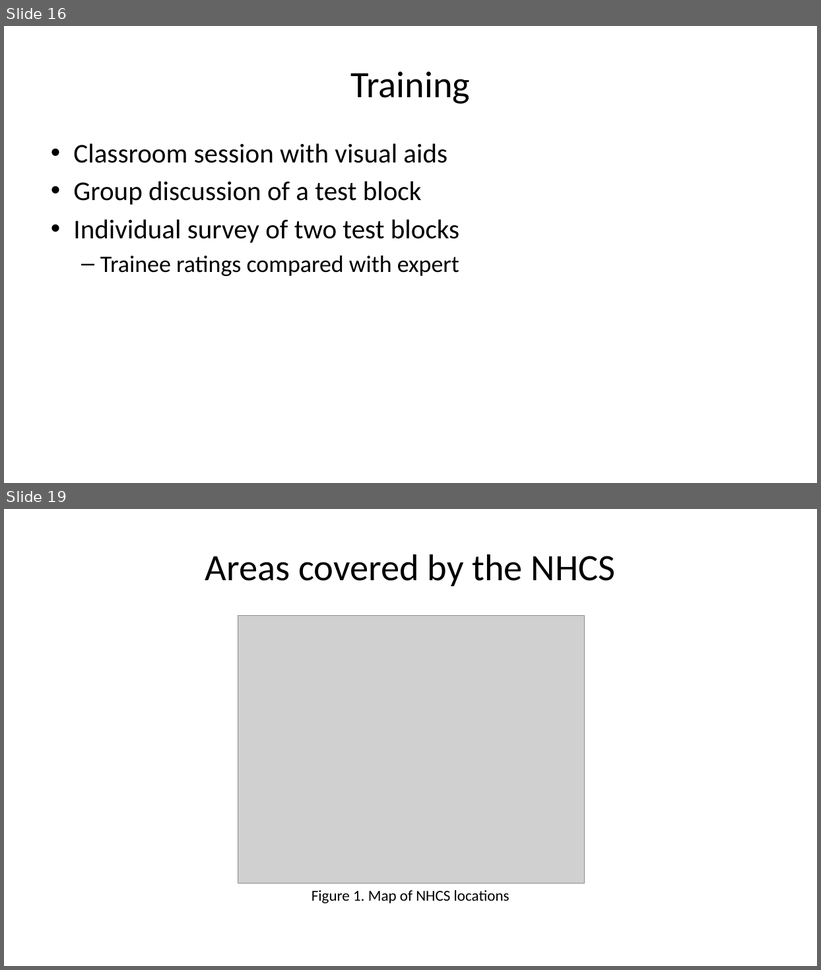
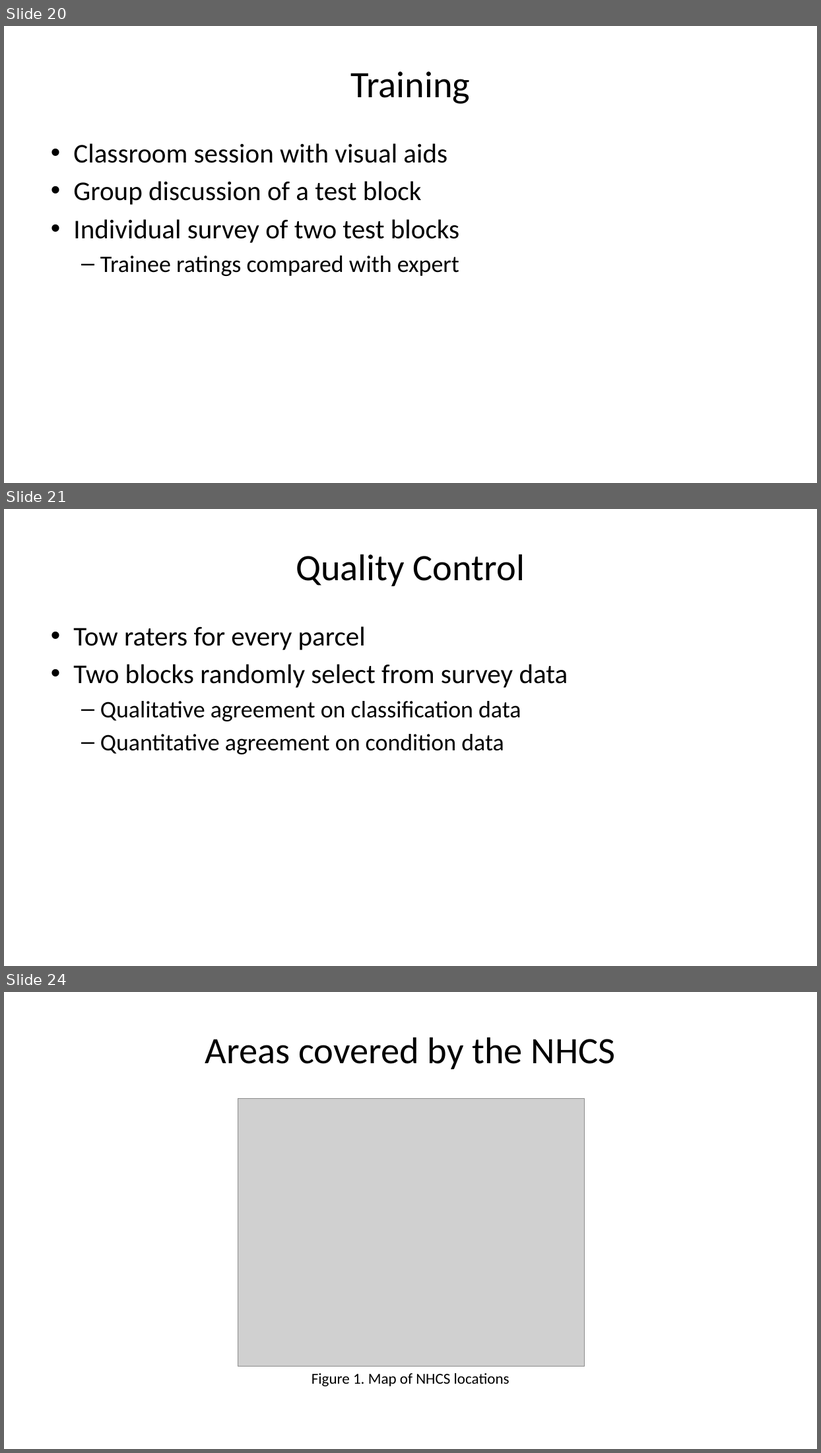
Before and after one commit to pmean/talks, a slide deck: nhcs/seattle-talk.pptx. Shown one above the other, each under a label of ours: slides 16 and 19 before the commit, slides 20, 21 and 24 after it; the slides between them are not shown. The pictures are 821x970 and 821x1453 pixels, drawn with LibreOffice and Linux fonts; fonts in the diff are those of the drawing; grey boxes stand for pictures. Boxes give left, top, right and bottom in pixels: in the first picture for what was removed or moved away, otherwise in the second. Text is boxed around its words. In the diff, an @@ line names an element or a change of style, - is before the commit and + after.

```diff
--- a/nhcs/seattle-talk.pptx
+++ b/nhcs/seattle-talk.pptx
@@ slide 21 added at [4, 509, 817, 966], background #FFFFFF @@
@@ title added at [296, 554, 525, 586], 44 pt, text #000000 @@
+Quality Control
@@ text added at [73, 626, 568, 755], 28 pt, text #000000 @@
+• Tow raters for every parcel
+• Two blocks randomly select from survey data
+  – Qualitative agreement on classification data
+  – Quantitative agreement on condition data
@@ what was slide 16 is now slide 20 @@
@@ what was slide 19 is now slide 24 @@
```
Also in this commit, not shown: 11 slides changed, 4 other slides added, 1 slide removed, 2 other files.
